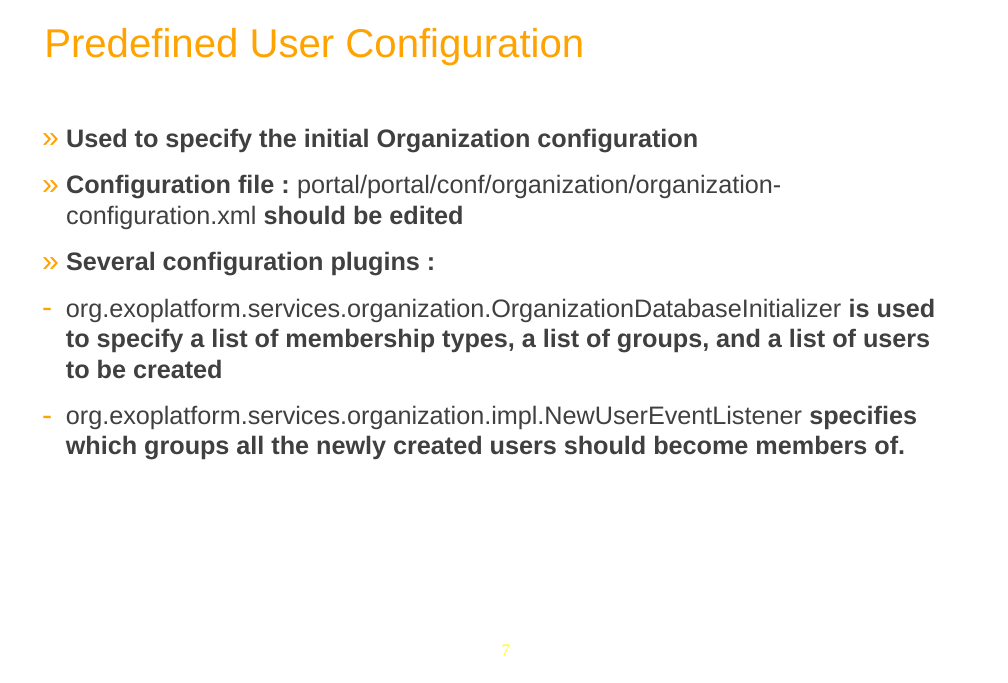
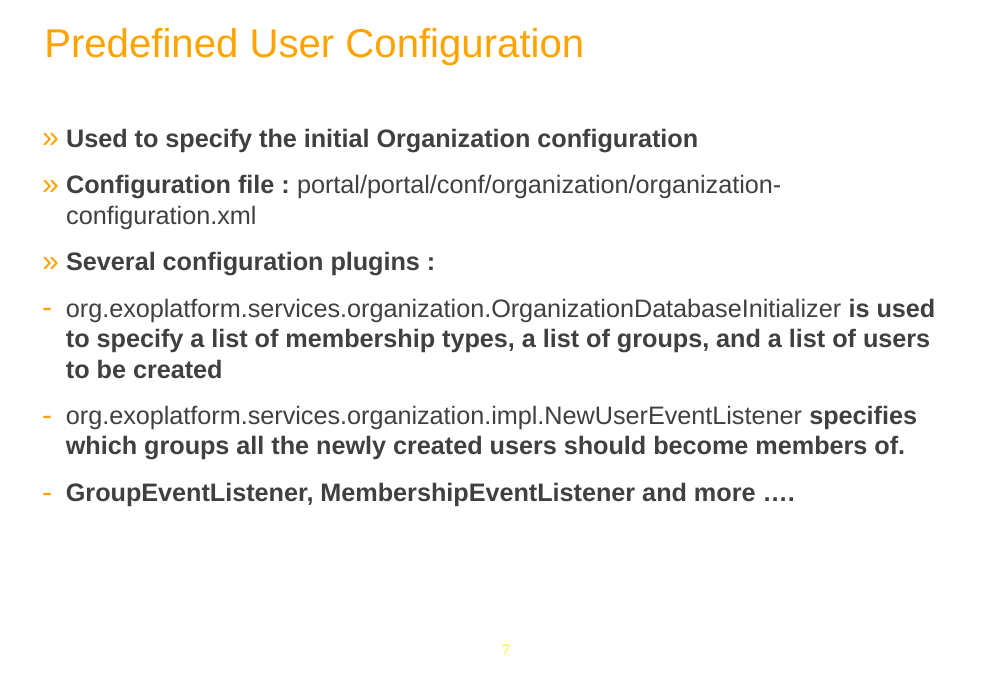
Before and after one commit to anhvurz90/training, a slide deck: slide 7 of exo-sysAdmin/970-LdapConfig-XSys.pptx. Drawn at 1008x683 pixels with LibreOffice and Linux fonts; fonts in the diff are those of the drawing; background and template pictures are left out. Boxes give left, top, right and bottom in pixels: in the first picture for what was removed or moved away, otherwise in the second. Text is boxed around its words. In the diff, an @@ line names an element or a change of style, - is before the commit and + after.

```diff
--- a/exo-sysAdmin/970-LdapConfig-XSys.pptx
+++ b/exo-sysAdmin/970-LdapConfig-XSys.pptx
@@ text at [66,174,781,229]: text changed @@
-  » Configuration file : portal/portal/conf/organization/organization-configuration.xml should be edited
+  » Configuration file : portal/portal/conf/organization/organization-configuration.xml
@@ text at [66,482,756,507]: paragraph added @@
+  – GroupEventListener, MembershipEventListener and more ….
```
Also in this commit, not shown: 1 other slide changed, 18 slides added.
